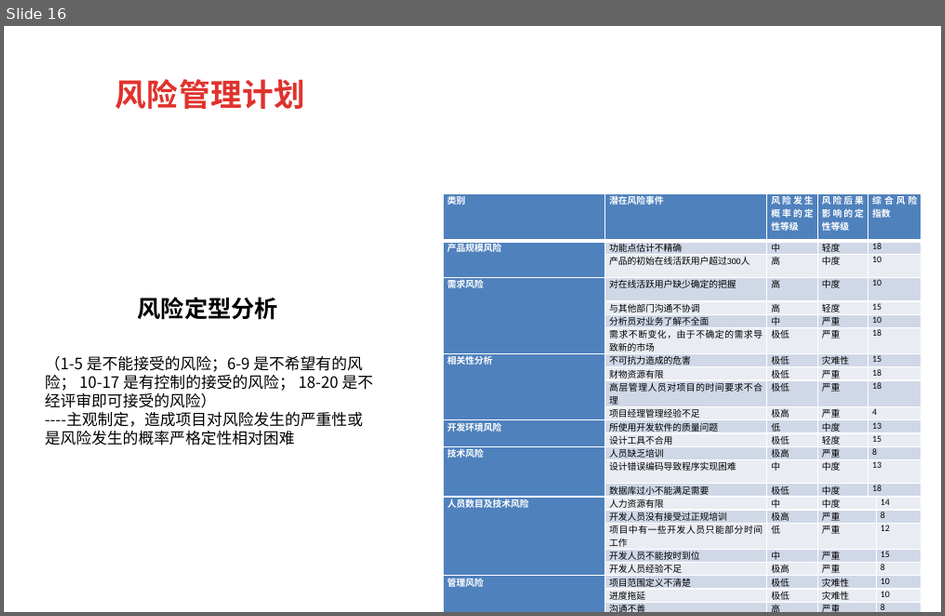
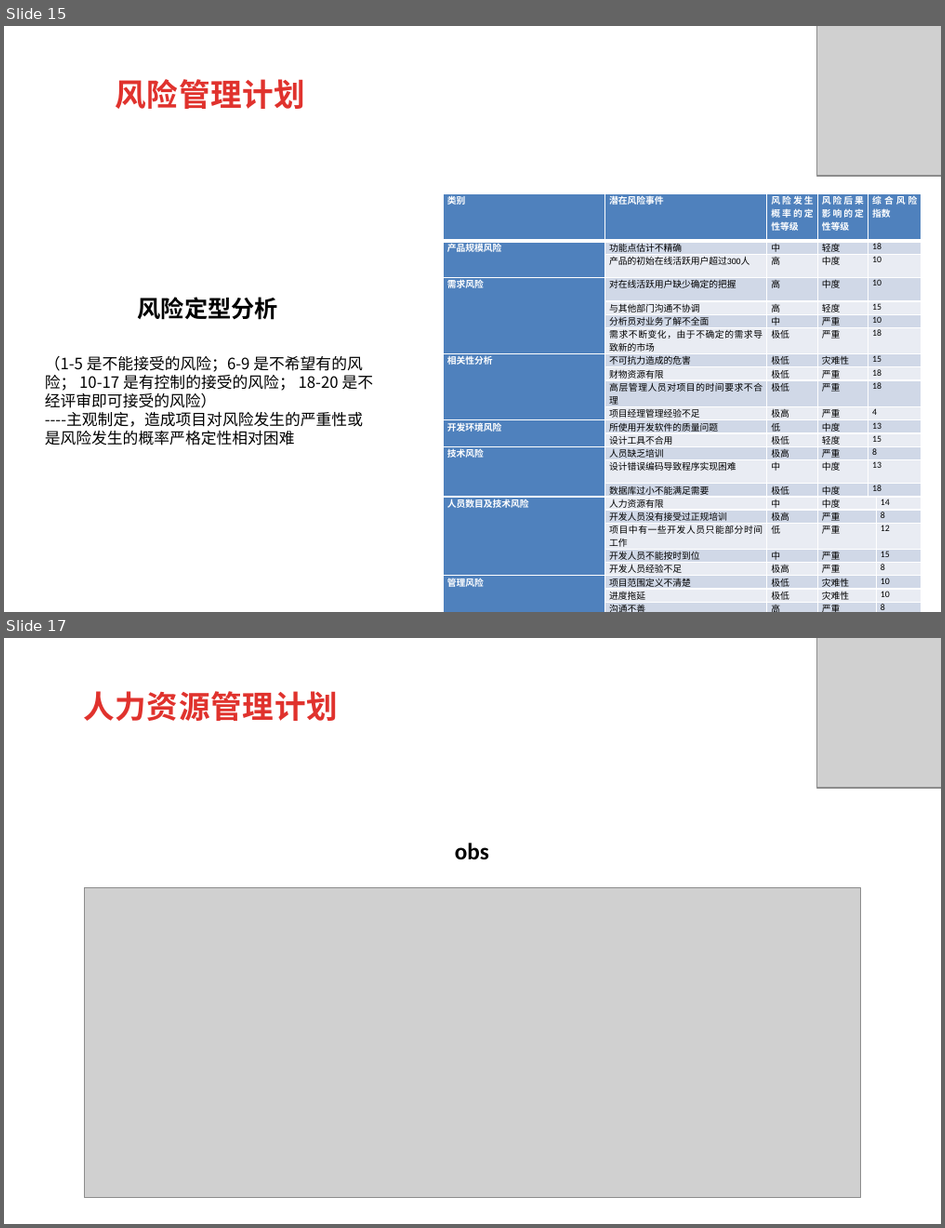
Before and after one commit to rjgcG7/SRS, a slide deck: 需求工程项目计划.pptx. Shown one above the other, each under a label of ours: slide 16 before the commit, slides 15 and 17 after it; the slides between them are not shown. The pictures are 945x616 and 945x1228 pixels, drawn with LibreOffice and Linux fonts; fonts in the diff are those of the drawing; grey boxes stand for pictures; background and template pictures are left out. Boxes give left, top, right and bottom in pixels: in the first picture for what was removed or moved away, otherwise in the second. Text is boxed around its words. In the diff, an @@ line names an element or a change of style, - is before the commit and + after.

Commit message:
需求工程项目计划文档及ppt修改

```diff
--- a/需求工程项目计划.pptx
+++ b/需求工程项目计划.pptx
@@ slide 17 added at [4, 638, 941, 1224], background picture (left out) @@
@@ picture added at [818, 638, 941, 788] @@
@@ text added at [83, 691, 338, 721], 24 pt, text gradient #E0322D to #A2201C, bold @@
+人力资源管理计划
@@ text added at [455, 843, 489, 860], 18 pt, text #000000, bold @@
+  obs
@@ picture added at [85, 887, 861, 1198] @@
@@ what was slide 16 is now slide 15 @@
@@ slide 15 changed as well @@
@@ picture added at [818, 26, 941, 176] @@
```
Also in this commit, not shown: 23 other slides changed, 1 other slide added, 1 slide removed, 1 other file.
